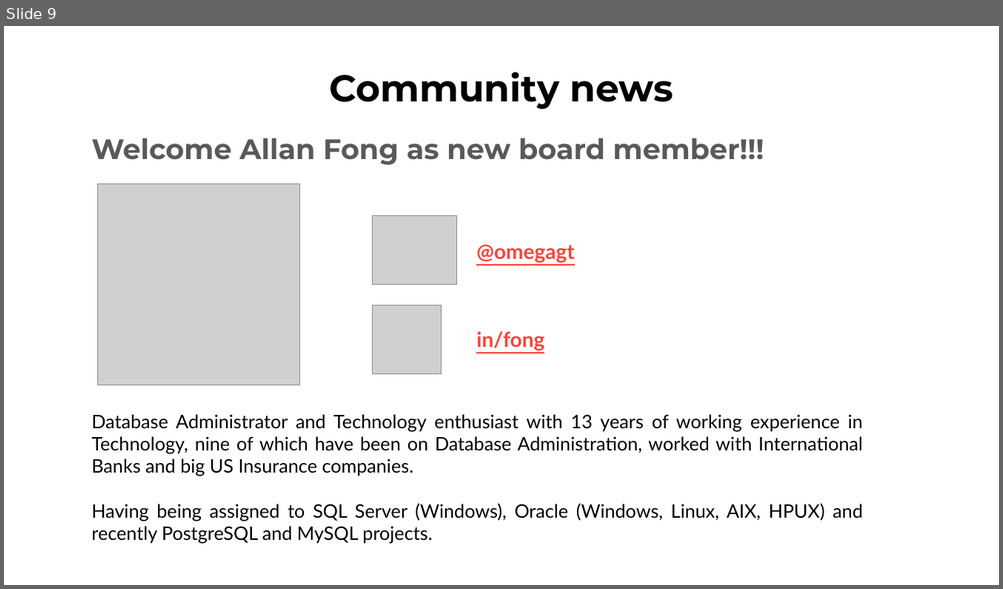
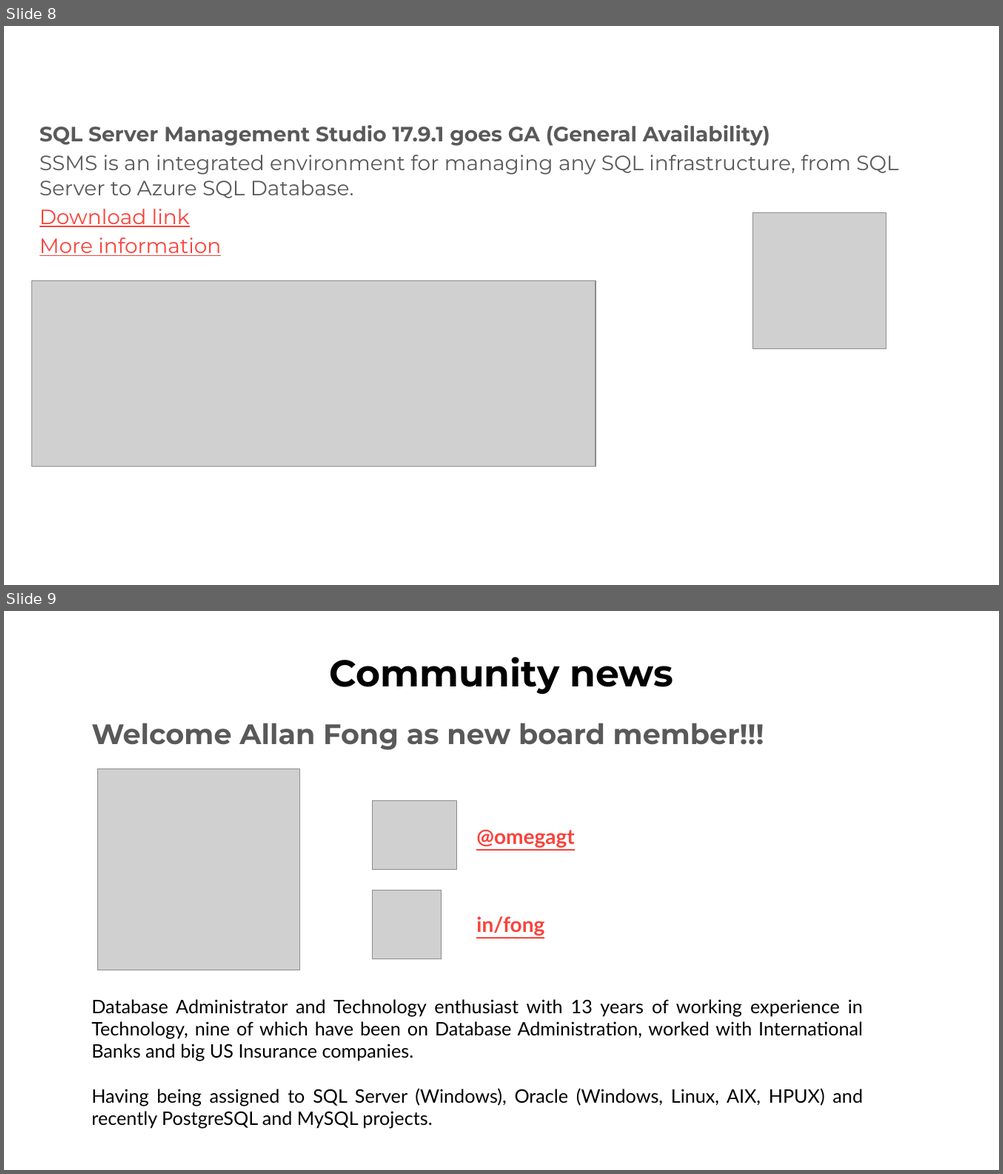
Before and after one commit to GTSSUG/Sessions, a slide deck: 20190123/PASS-GTSSUG-20190123.pptx. Shown one above the other, each under a label of ours: slide 9 before the commit, slides 8 and 9 after it. The pictures are 1003x589 and 1003x1174 pixels, drawn with LibreOffice and Linux fonts; fonts in the diff are those of the drawing; grey boxes stand for pictures; background and template pictures are left out. Boxes give left, top, right and bottom in pixels: in the first picture for what was removed or moved away, otherwise in the second. Text is boxed around its words. In the diff, an @@ line names an element or a change of style, - is before the commit and + after.

```diff
--- a/20190123/PASS-GTSSUG-20190123.pptx
+++ b/20190123/PASS-GTSSUG-20190123.pptx
@@ slide 8 added at [4, 26, 999, 585], background #FFFFFF @@
@@ text added at [40, 125, 898, 256], 20 pt, text #595959 @@
+SQL Server Management Studio 17.9.1 goes GA (General Availability)
+SSMS is an integrated environment for managing any SQL infrastructure, from SQL Server to Azure SQL Database.
+Download link
+More information
@@ picture added at [752, 213, 886, 350] @@
@@ picture added at [32, 281, 596, 467] @@
```
Also in this commit, not shown: 8 slides changed, 1 other slide added, 2 slides removed.
